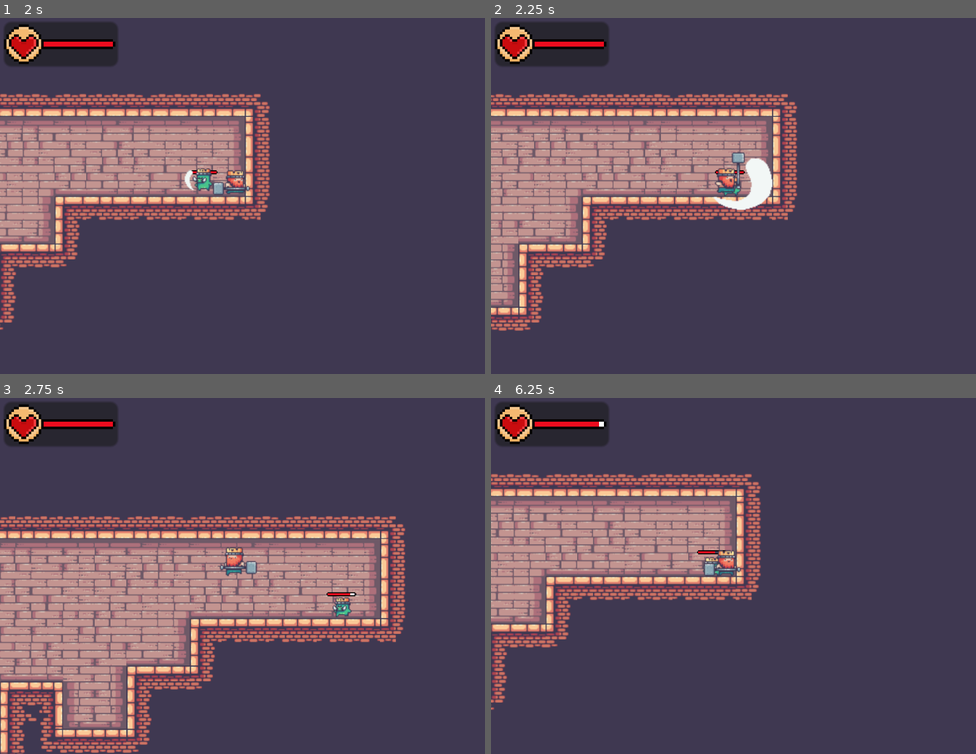
Above: before the commit, frames 1-4 (two rows, left to right).
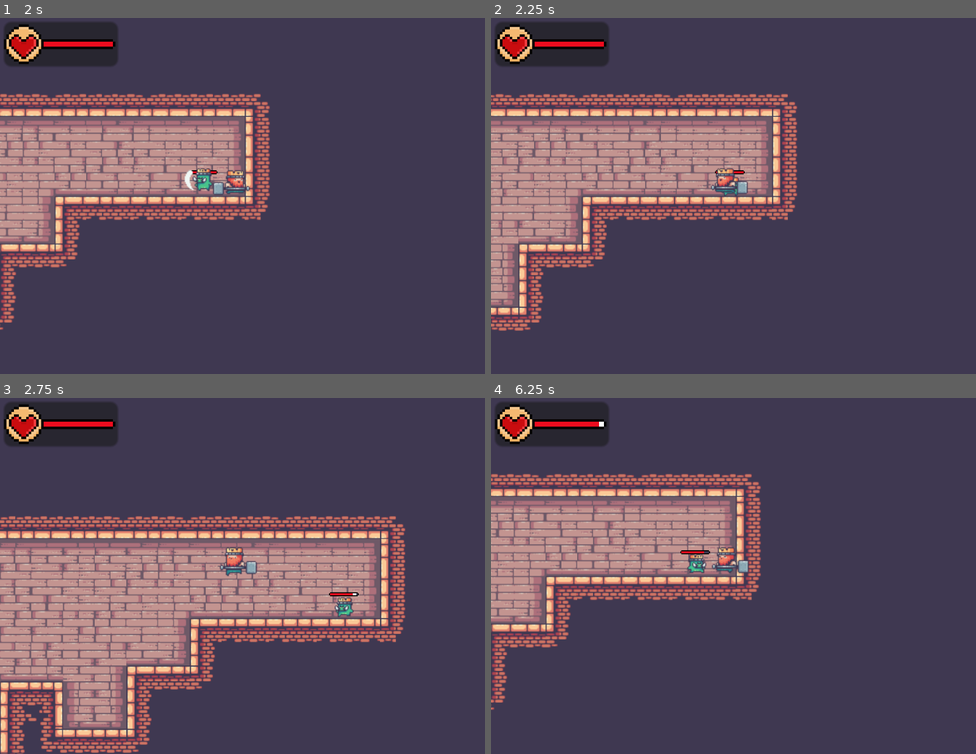
Above: after the commit, the same moments.

Repository: YasserHage/kings_and_pigs
Game: Godot game, scene res://game/maps/main/world.tscn
Two runs of this game, one before a commit and one after it. Both use one fixed random seed, a clock stepped at 60 frames per second and the inputs below.
Inputs (mouse positions are in pixels of both pictures, inside the frame that each line leads up to):
- Up to frame 1 (2 s): tap Enter at 0.5 s; move the mouse to (349, 178) at 0.52 s; press the mouse at (349, 178) at 0.53 s; hold Right (ui_right) from 0.53 s (still down); tap Space (jump) at 0.77, 0.8, 1.07, 1.35, 1.52, 1.82 s; move the mouse to (145, 213) at 1.27 s; release the mouse at (145, 213) at 1.28 s; click (145, 213) at 1.55 s
- Up to frame 2 (2.25 s): move the mouse to (782, 117) at 2.02 s; release Right (ui_right) at 2.03 s; press the mouse at (782, 117) at 2.03 s; hold Left (ui_left) from 2.03 s (still down)
- Up to frame 3 (2.75 s): keep holding Left (ui_left); tap Space (jump) at 2.3 s
- Up to frame 4 (6.25 s): move the mouse to (709, 647) at 2.77 s; release Left (ui_left) at 2.78 s; release the mouse at (709, 647) at 2.78 s; hold Right (ui_right) 2.78-4.28 s; click (709, 647) at 2.85 s; tap Space (jump) at 3.02, 3.32, 3.6, 3.77, 4.07, 4.52, 4.82, 5.3, 5.85, 6.02 s; move the mouse to (879, 629) at 3.52 s; move the mouse to (588, 522) at 4.27 s; hold Left (ui_left) 4.28-5.03 s; click (588, 522) at 4.35 s; move the mouse to (757, 576) at 5.02 s; press the mouse at (757, 576) at 5.03 s; hold Right (ui_right) 5.03-5.78 s; move the mouse to (660, 487) at 5.77 s; release the mouse at (660, 487) at 5.78 s; hold Left (ui_left) from 5.78 s (still down); click (660, 487) at 6.05 s

Frame 1 is identical in both runs. In frame 2, 1.2% of the frame differs, in the area x 45-59%, y 37-55%; in frame 3, 0.2%; in frame 4, 0.7%.

Commit message:
Fix game combat

Diff:
--- a/game/characters/enemies/king_pig/king_pig.tscn
+++ b/game/characters/enemies/king_pig/king_pig.tscn
@@ -14,7 +14,7 @@
 [ext_resource type="Script" path="res://game/common/components/hitbox_component.gd" id="8_evr8b"]
 [ext_resource type="Script" path="res://game/characters/enemies/king_pig/scripts/chase.gd" id="8_fgqie"]
 [ext_resource type="Texture2D" uid="uid://d1mg21yed73j8" path="res://assets/characters/enemies/king_pig/hit_sprite.png" id="8_rprdy"]
-[ext_resource type="Script" path="res://game/characters/enemies/king_pig/hit.gd" id="15_t1u4g"]
+[ext_resource type="Script" path="res://game/characters/enemies/king_pig/scripts/hit.gd" id="15_7ktlh"]
 
 [sub_resource type="RectangleShape2D" id="RectangleShape2D_276l7"]
 size = Vector2(14, 20)
@@ -196,7 +196,7 @@
 tracks/14/type = "value"
 tracks/14/imported = false
 tracks/14/enabled = true
-tracks/14/path = NodePath("HitBoxComponent:collision_layer")
+tracks/14/path = NodePath("SpriteController/HitSprite:frame")
 tracks/14/interp = 1
 tracks/14/loop_wrap = true
 tracks/14/keys = {
@@ -208,38 +208,38 @@
 tracks/15/type = "value"
 tracks/15/imported = false
 tracks/15/enabled = true
-tracks/15/path = NodePath("SpriteController/HitSprite:frame")
+tracks/15/path = NodePath("SpriteController/HitSprite:offset")
 tracks/15/interp = 1
 tracks/15/loop_wrap = true
 tracks/15/keys = {
 "times": PackedFloat32Array(0),
 "transitions": PackedFloat32Array(1),
-"update": 1,
-"values": [0]
+"update": 0,
+"values": [Vector2(0, 0)]
 }
 tracks/16/type = "value"
 tracks/16/imported = false
 tracks/16/enabled = true
-tracks/16/path = NodePath("SpriteController/HitSprite:offset")
+tracks/16/path = NodePath("SpriteController/HitSprite:flip_h")
 tracks/16/interp = 1
 tracks/16/loop_wrap = true
 tracks/16/keys = {
 "times": PackedFloat32Array(0),
 "transitions": PackedFloat32Array(1),
-"update": 0,
-"values": [Vector2(0, 0)]
+"update": 1,
+"values": [false]
 }
 tracks/17/type = "value"
 tracks/17/imported = false
 tracks/17/enabled = true
-tracks/17/path = NodePath("SpriteController/HitSprite:flip_h")
+tracks/17/path = NodePath("HitBoxComponent:collision_layer")
 tracks/17/interp = 1
 tracks/17/loop_wrap = true
 tracks/17/keys = {
 "times": PackedFloat32Array(0),
 "transitions": PackedFloat32Array(1),
 "update": 1,
-"values": [false]
+"values": [0]
 }
 
 [sub_resource type="Animation" id="Animation_7q611"]
@@ -442,6 +442,86 @@
 "transitions": PackedFloat32Array(1, 1, 1, 1, 1),
 "update": 1,
 "values": [0, 0, 16, 16, 0]
+}
+
+[sub_resource type="Animation" id="Animation_lgtwn"]
+resource_name = "hit_left"
+length = 0.5
+tracks/0/type = "value"
+tracks/0/imported = false
+tracks/0/enabled = true
+tracks/0/path = NodePath("SpriteController/HitSprite:frame")
+tracks/0/interp = 1
+tracks/0/loop_wrap = true
+tracks/0/keys = {
+"times": PackedFloat32Array(0, 0.3),
+"transitions": PackedFloat32Array(1, 1),
+"update": 1,
+"values": [0, 1]
+}
+tracks/1/type = "value"
+tracks/1/imported = false
+tracks/1/enabled = true
+tracks/1/path = NodePath("SpriteController/HitSprite:offset")
+tracks/1/interp = 1
+tracks/1/loop_wrap = true
+tracks/1/keys = {
+"times": PackedFloat32Array(0),
+"transitions": PackedFloat32Array(1),
+"update": 0,
+"values": [Vector2(0, 0)]
+}
+tracks/2/type = "value"
+tracks/2/imported = false
+tracks/2/enabled = true
+tracks/2/path = NodePath("SpriteController/HitSprite:flip_h")
+tracks/2/interp = 1
+tracks/2/loop_wrap = true
+tracks/2/keys = {
+"times": PackedFloat32Array(0),
+"transitions": PackedFloat32Array(1),
+"update": 1,
+"values": [false]
+}
+
+[sub_resource type="Animation" id="Animation_oiryr"]
+resource_name = "hit_right"
+length = 0.3
+tracks/0/type = "value"
+tracks/0/imported = false
+tracks/0/enabled = true
+tracks/0/path = NodePath("SpriteController/HitSprite:frame")
+tracks/0/interp = 1
+tracks/0/loop_wrap = true
+tracks/0/keys = {
+"times": PackedFloat32Array(0, 0.2),
+"transitions": PackedFloat32Array(1, 1),
+"update": 1,
+"values": [0, 1]
+}
+tracks/1/type = "value"
+tracks/1/imported = false
+tracks/1/enabled = true
+tracks/1/path = NodePath("SpriteController/HitSprite:offset")
+tracks/1/interp = 1
+tracks/1/loop_wrap = true
+tracks/1/keys = {
+"times": PackedFloat32Array(0),
+"transitions": PackedFloat32Array(1),
+"update": 0,
+"values": [Vector2(2, 0)]
+}
+tracks/2/type = "value"
+tracks/2/imported = false
+tracks/2/enabled = true
+tracks/2/path = NodePath("SpriteController/HitSprite:flip_h")
+tracks/2/interp = 1
+tracks/2/loop_wrap = true
+tracks/2/keys = {
+"times": PackedFloat32Array(0),
+"transitions": PackedFloat32Array(1),
+"update": 1,
+"values": [true]
 }
 
 [sub_resource type="Animation" id="Animation_l1jaj"]
@@ -768,86 +848,6 @@
 "values": [Vector2(55, -38)]
 }
 
-[sub_resource type="Animation" id="Animation_oiryr"]
-resource_name = "hit_right"
-length = 0.3
-tracks/0/type = "value"
-tracks/0/imported = false
-tracks/0/enabled = true
-tracks/0/path = NodePath("SpriteController/HitSprite:frame")
-tracks/0/interp = 1
-tracks/0/loop_wrap = true
-tracks/0/keys = {
-"times": PackedFloat32Array(0, 0.2),
-"transitions": PackedFloat32Array(1, 1),
-"update": 1,
-"values": [0, 1]
-}
-tracks/1/type = "value"
-tracks/1/imported = false
-tracks/1/enabled = true
-tracks/1/path = NodePath("SpriteController/HitSprite:offset")
-tracks/1/interp = 1
-tracks/1/loop_wrap = true
-tracks/1/keys = {
-"times": PackedFloat32Array(0),
-"transitions": PackedFloat32Array(1),
-"update": 0,
-"values": [Vector2(2, 0)]
-}
-tracks/2/type = "value"
-tracks/2/imported = false
-tracks/2/enabled = true
-tracks/2/path = NodePath("SpriteController/HitSprite:flip_h")
-tracks/2/interp = 1
-tracks/2/loop_wrap = true
-tracks/2/keys = {
-"times": PackedFloat32Array(0),
-"transitions": PackedFloat32Array(1),
-"update": 1,
-"values": [true]
-}
-
-[sub_resource type="Animation" id="Animation_lgtwn"]
-resource_name = "hit_left"
-length = 0.5
-tracks/0/type = "value"
-tracks/0/imported = false
-tracks/0/enabled = true
-tracks/0/path = NodePath("SpriteController/HitSprite:frame")
-tracks/0/interp = 1
-tracks/0/loop_wrap = true
-tracks/0/keys = {
-"times": PackedFloat32Array(0, 0.3),
-"transitions": PackedFloat32Array(1, 1),
-"update": 1,
-"values": [0, 1]
-}
-tracks/1/type = "value"
-tracks/1/imported = false
-tracks/1/enabled = true
-tracks/1/path = NodePath("SpriteController/HitSprite:offset")
-tracks/1/interp = 1
-tracks/1/loop_wrap = true
-tracks/1/keys = {
-"times": PackedFloat32Array(0),
-"transitions": PackedFloat32Array(1),
-"update": 0,
-"values": [Vector2(0, 0)]
-}
-tracks/2/type = "value"
-tracks/2/imported = false
-tracks/2/enabled = true
-tracks/2/path = NodePath("SpriteController/HitSprite:flip_h")
-tracks/2/interp = 1
-tracks/2/loop_wrap = true
-tracks/2/keys = {
-"times": PackedFloat32Array(0),
-"transitions": PackedFloat32Array(1),
-"update": 1,
-"values": [false]
-}
-
 [sub_resource type="AnimationLibrary" id="AnimationLibrary_t4hkd"]
 _data = {
 "RESET": SubResource("Animation_w0ccw"),
@@ -926,6 +926,7 @@
 collision_layer = 0
 collision_mask = 0
 script = ExtResource("8_evr8b")
+hitbox_layer = 5
 damage = 10
 knockback_power = 5
 
@@ -994,7 +995,7 @@
 [node name="AttackCooldown" type="Timer" parent="StateMachine/Chase"]
 
 [node name="Hit" type="Node" parent="StateMachine" node_paths=PackedStringArray("hurt_box", "chase_state", "sprite")]
-script = ExtResource("15_t1u4g")
+script = ExtResource("15_7ktlh")
 hurt_box = NodePath("../../HurtBoxComponent")
 chase_state = NodePath("../Chase")
 animation_name = "hit"
--- a/game/characters/enemies/king_pig/scripts/chase.gd
+++ b/game/characters/enemies/king_pig/scripts/chase.gd
@@ -50,7 +50,7 @@
 	parent.animations.play(attack_animation_name + "_" + direction)
 
 func _verifyAttackFinished() -> void:
-	if isAttacking && !parent.animations.is_playing():
+	if isAttacking && !parent.animations.current_animation.contains(attack_animation_name):
 		isAttacking = false
 		reset()
 
--- a/game/characters/players/king/king.tscn
+++ b/game/characters/players/king/king.tscn
@@ -1,7 +1,7 @@
 [gd_scene load_steps=34 format=3 uid="uid://bwfatf7epxers"]
 
-[ext_resource type="Script" path="res://game/characters/players/king/king.gd" id="1_38elm"]
 [ext_resource type="Texture2D" uid="uid://bfsd4qr4m8850" path="res://assets/characters/players/king/king_idle_sprite.png" id="1_dnid4"]
+[ext_resource type="Script" path="res://game/characters/players/king/scripts/king.gd" id="1_qkgqe"]
 [ext_resource type="Script" path="res://game/common/controllers/sprite_controller.gd" id="2_p8w1e"]
 [ext_resource type="Texture2D" uid="uid://bej33ogfmaume" path="res://assets/characters/players/king/king_walk_sprite.png" id="3_c4gfk"]
 [ext_resource type="Script" path="res://game/characters/players/king/scripts/Idle.gd" id="3_ka2kr"]
@@ -14,8 +14,8 @@
 [ext_resource type="Texture2D" uid="uid://1pq2pthatex7" path="res://assets/characters/players/king/hit_sprite.png" id="8_r2gyx"]
 [ext_resource type="Script" path="res://game/characters/players/king/scripts/Jump.gd" id="9_86cde"]
 [ext_resource type="Script" path="res://game/common/components/hurtbox_component.gd" id="9_bpi7f"]
-[ext_resource type="Script" path="res://game/common/components/hitbox_component.gd" id="9_vgpw8"]
-[ext_resource type="Script" path="res://game/characters/players/king/hit.gd" id="16_04kql"]
+[ext_resource type="Script" path="res://game/characters/players/king/scripts/king_hitbox.gd" id="10_nvs7g"]
+[ext_resource type="Script" path="res://game/characters/players/king/scripts/hit.gd" id="16_6rakd"]
 
 [sub_resource type="Animation" id="Animation_ogaut"]
 length = 0.001
@@ -214,46 +214,34 @@
 tracks/16/type = "value"
 tracks/16/imported = false
 tracks/16/enabled = true
-tracks/16/path = NodePath("HitBoxComponent:collision_layer")
+tracks/16/path = NodePath("SpriteController/HitSprite:frame")
 tracks/16/interp = 1
 tracks/16/loop_wrap = true
 tracks/16/keys = {
 "times": PackedFloat32Array(0),
 "transitions": PackedFloat32Array(1),
 "update": 1,
-"values": [0]
+"values": [1]
 }
 tracks/17/type = "value"
 tracks/17/imported = false
 tracks/17/enabled = true
-tracks/17/path = NodePath("SpriteController/HitSprite:frame")
+tracks/17/path = NodePath("SpriteController/HitSprite:flip_h")
 tracks/17/interp = 1
 tracks/17/loop_wrap = true
 tracks/17/keys = {
 "times": PackedFloat32Array(0),
 "transitions": PackedFloat32Array(1),
 "update": 1,
-"values": [1]
+"values": [false]
 }
 tracks/18/type = "value"
 tracks/18/imported = false
 tracks/18/enabled = true
-tracks/18/path = NodePath("SpriteController/HitSprite:flip_h")
+tracks/18/path = NodePath("SpriteController/HitSprite:offset")
 tracks/18/interp = 1
 tracks/18/loop_wrap = true
 tracks/18/keys = {
-"times": PackedFloat32Array(0),
-"transitions": PackedFloat32Array(1),
-"update": 1,
-"values": [false]
-}
-tracks/19/type = "value"
-tracks/19/imported = false
-tracks/19/enabled = true
-tracks/19/path = NodePath("SpriteController/HitSprite:offset")
-tracks/19/interp = 1
-tracks/19/loop_wrap = true
-tracks/19/keys = {
 "times": PackedFloat32Array(0),
 "transitions": PackedFloat32Array(1),
 "update": 0,
@@ -309,7 +297,7 @@
 "times": PackedFloat32Array(0, 0.1),
 "transitions": PackedFloat32Array(1, 1),
 "update": 0,
-"values": [Vector2(-43, -16), Vector2(-35, -28)]
+"values": [Vector2(-41, -20), Vector2(-33, -30)]
 }
 tracks/4/type = "value"
 tracks/4/imported = false
@@ -333,19 +321,7 @@
 "times": PackedFloat32Array(0, 0.1),
 "transitions": PackedFloat32Array(1, 1),
 "update": 0,
-"values": [Vector2(1, 1), Vector2(0.7, 0.7)]
-}
-tracks/6/type = "value"
-tracks/6/imported = false
-tracks/6/enabled = true
-tracks/6/path = NodePath("HitBoxComponent:collision_layer")
-tracks/6/interp = 1
-tracks/6/loop_wrap = true
-tracks/6/keys = {
-"times": PackedFloat32Array(0, 0.1, 0.2),
-"transitions": PackedFloat32Array(1, 1, 1),
-"update": 1,
-"values": [8, 8, 0]
+"values": [Vector2(0.8, 0.8), Vector2(0.5, 0.5)]
 }
 
 [sub_resource type="Animation" id="Animation_ceas8"]
@@ -397,7 +373,7 @@
 "times": PackedFloat32Array(0, 0.1),
 "transitions": PackedFloat32Array(1, 1),
 "update": 0,
-"values": [Vector2(27, -16), Vector2(19, -28)]
+"values": [Vector2(25, -20), Vector2(17, -30)]
 }
 tracks/4/type = "value"
 tracks/4/imported = false
@@ -421,19 +397,7 @@
 "times": PackedFloat32Array(0, 0.1),
 "transitions": PackedFloat32Array(1, 1),
 "update": 0,
-"values": [Vector2(1, 1), Vector2(0.7, 0.7)]
-}
-tracks/6/type = "value"
-tracks/6/imported = false
-tracks/6/enabled = true
-tracks/6/path = NodePath("HitBoxComponent:collision_layer")
-tracks/6/interp = 1
-tracks/6/loop_wrap = true
-tracks/6/keys = {
-"times": PackedFloat32Array(0, 0.1, 0.2),
-"transitions": PackedFloat32Array(1, 1, 1),
-"update": 1,
-"values": [8, 8, 0]
+"values": [Vector2(0.8, 0.8), Vector2(0.5, 0.5)]
 }
 
 [sub_resource type="Animation" id="Animation_043ms"]
@@ -823,7 +787,7 @@
 
 [node name="King" type="CharacterBody2D" node_paths=PackedStringArray("animations", "state_machine", "hit_state")]
 collision_layer = 2
-script = ExtResource("1_38elm")
+script = ExtResource("1_qkgqe")
 speed = 200
 animations = NodePath("AnimationPlayer")
 state_machine = NodePath("StateMachine")
@@ -881,7 +845,8 @@
 [node name="HitBoxComponent" type="Area2D" parent="."]
 collision_layer = 0
 collision_mask = 0
-script = ExtResource("9_vgpw8")
+script = ExtResource("10_nvs7g")
+hitbox_layer = 4
 damage = 10
 knockback_power = 16
 
@@ -946,7 +911,7 @@
 sprite = NodePath("../../SpriteController/JumpSprite")
 
 [node name="Hit" type="Node" parent="StateMachine" node_paths=PackedStringArray("hurt_box", "idle_state", "sprite")]
-script = ExtResource("16_04kql")
+script = ExtResource("16_6rakd")
 hurt_box = NodePath("../../HurtBoxComponent")
 idle_state = NodePath("../Idle")
 animation_name = "hit"
--- a/game/characters/players/king/scripts/Idle.gd
+++ b/game/characters/players/king/scripts/Idle.gd
@@ -15,18 +15,16 @@
 	super()
 	parent.velocity.x = 0
 
+func exit() -> void:
+	if (isAttacking):
+		_stop_attack()
+
 func processInput(event: InputEvent) -> State:
-	if event.is_action_pressed("ui_left") or event.is_action_pressed("ui_right"):
-		return walk_state
-	if Input.is_action_just_pressed("jump"):
-		return jump_state
-	if Input.is_action_pressed("attack"):
-		_attack()
-	return null
+	return _handle_input()
 
 func processFrame(delta: float) -> State:
 	_verifyAttackFinished()
-	return null
+	return _handle_input()
 
 func processPhysics(delta: float) -> State:
 	parent.velocity.y += gravity * delta
@@ -36,12 +34,26 @@
 		return null
 	return null
 
+func _handle_input() -> State:
+	if Input.is_action_pressed("ui_left") or Input.is_action_pressed("ui_right"):
+		return walk_state
+	if Input.is_action_just_pressed("jump"):
+		return jump_state
+	if Input.is_action_pressed("attack"):
+		_attack()
+	return null
+
 func _attack() -> void:
 	isAttacking = true
+	PlayerEvents.is_player_attacking.emit(isAttacking)
 	sprite.get_parent().enableSprite(attack_sprite)
 	parent.animations.play(attack_animation_name + "_" + direction)
 
 func _verifyAttackFinished() -> void:
-	if isAttacking && !parent.animations.is_playing():
-		isAttacking = false
+	if isAttacking && !parent.animations.current_animation.contains(attack_animation_name):
+		_stop_attack()
 		reset()
+
+func _stop_attack():
+	isAttacking = false
+	PlayerEvents.is_player_attacking.emit(isAttacking)
--- a/game/characters/players/king/scripts/Jump.gd
+++ b/game/characters/players/king/scripts/Jump.gd
@@ -23,6 +23,11 @@
 	setupJump()
 	super()
 	parent.velocity.y = -jump_power
+
+func exit() -> void:
+	if (isAttacking):
+		_stop_attack()
+
 
 func processInput(event: InputEvent) -> State:
 	if Input.is_action_pressed("attack"):
@@ -65,13 +70,18 @@
 
 func _attack() -> void:
 	isAttacking = true
+	PlayerEvents.is_player_attacking.emit(isAttacking)
 	sprite.get_parent().enableSprite(attack_sprite)
 	parent.animations.play(attack_animation_name + "_" + direction)
 
 func _verifyAttackFinished() -> void:
-	if isAttacking && !parent.animations.is_playing():
-		isAttacking = false
+	if isAttacking && !parent.animations.current_animation.contains(attack_animation_name):
+		_stop_attack()
 		reset()
+
+func _stop_attack():
+	isAttacking = false
+	PlayerEvents.is_player_attacking.emit(isAttacking)
 
 func _verifyAnimation(currentDirection) -> void:
 	if direction != currentDirection:
--- a/game/characters/players/king/scripts/Walk.gd
+++ b/game/characters/players/king/scripts/Walk.gd
@@ -13,6 +13,10 @@
 func enter() -> void:
 	handleMovement()
 	super()
+
+func exit() -> void:
+	if (isAttacking):
+		_stop_attack()
 
 func processInput(event: InputEvent) -> State:
 	if Input.is_action_pressed("attack"):
@@ -50,13 +54,18 @@
 
 func _attack() -> void:
 	isAttacking = true
+	PlayerEvents.is_player_attacking.emit(isAttacking)
 	sprite.get_parent().enableSprite(attack_sprite)
 	parent.animations.play(attack_animation_name + "_" + direction)
 
 func _verifyAttackFinished() -> void:
-	if isAttacking && !parent.animations.is_playing():
-		isAttacking = false
+	if isAttacking && !parent.animations.current_animation.contains(attack_animation_name):
+		_stop_attack()
 		reset()
+
+func _stop_attack():
+	isAttacking = false
+	PlayerEvents.is_player_attacking.emit(isAttacking)
 
 func _verifyIdle() -> bool:
 	return !(Input.is_action_just_pressed("ui_right") || Input.is_action_just_pressed("ui_right"))
--- a/game/characters/players/king/hit.gd
+++ b/game/characters/players/king/scripts/hit.gd
@@ -7,6 +7,7 @@
 
 func enter() -> void:
 	hurt_box.monitoring = false
+	PlayerEvents.is_player_attacking.emit(false)
 	super()
 
 func processFrame(delta: float) -> State:
--- /dev/null
+++ b/game/characters/players/king/scripts/king_hitbox.gd
@@ -0,0 +1,4 @@
+extends HitBoxComponent
+
+func _ready():
+	PlayerEvents.is_player_attacking.connect(handle_attack)
--- a/game/common/components/hitbox_component.gd
+++ b/game/common/components/hitbox_component.gd
@@ -1,5 +1,7 @@
 class_name HitBoxComponent extends Area2D
 
+@export
+var hitbox_layer: int
 @export
 var damage: int: get = getDamage
 @export
@@ -10,3 +12,6 @@
 
 func getKnockbackPower():
 	return knockback_power
+
+func handle_attack(isAttacking):
+	self.set_collision_layer_value(hitbox_layer, isAttacking)
--- a/game/common/event_handlers/player_events.gd
+++ b/game/common/event_handlers/player_events.gd
@@ -1,4 +1,5 @@
 extends Node
 
+signal is_player_attacking(is_attacking)
 signal health_updated(max_health)
 signal max_health_updated(current_health)
Renamed: game/characters/enemies/king_pig/hit.gd -> game/characters/enemies/king_pig/scripts/hit.gd
Not shown: 1 places in game/characters/players/king/king.tscn that only renumber resources
Renamed: game/characters/players/king/king.gd -> game/characters/players/king/scripts/king.gd
